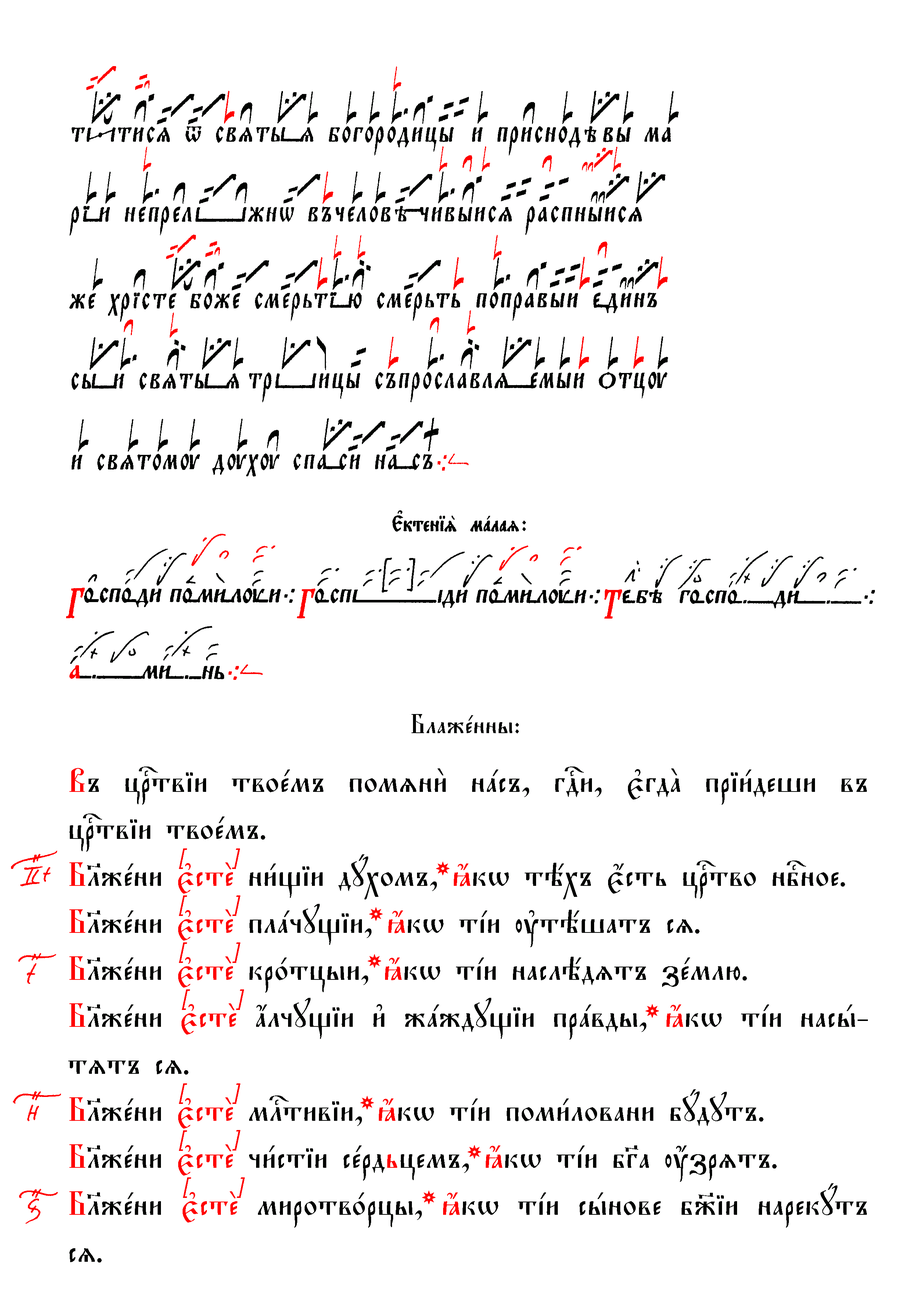
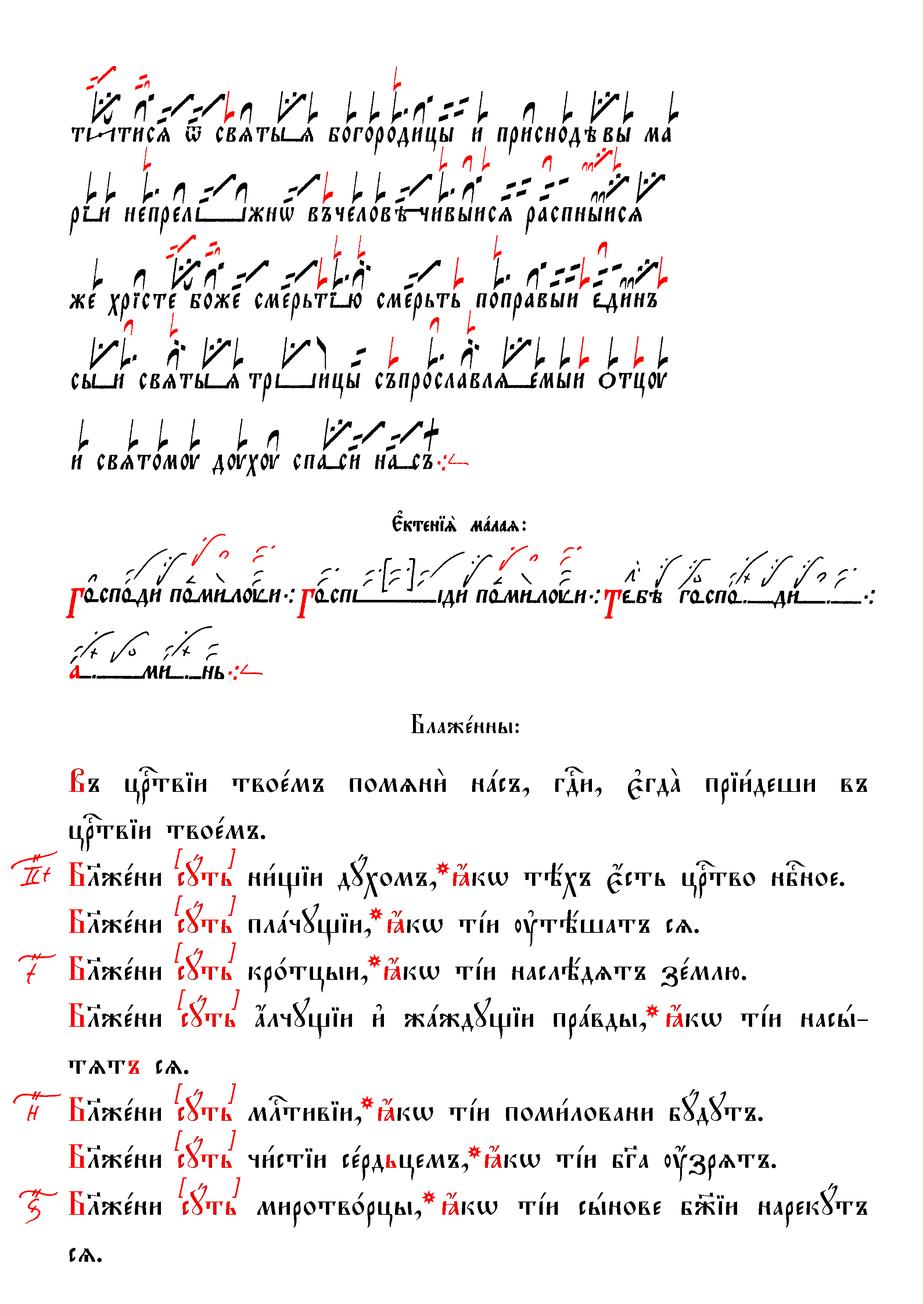
Two versions of the same layered image (923x1304). Layer-by-layer changes:
painted on "Въ цrтвіи твоeмъ помzни2 нaсъ,..." over left=69, top=766, right=867, bottom=1263
painted on "Червила" over left=11, top=66, right=668, bottom=1225
